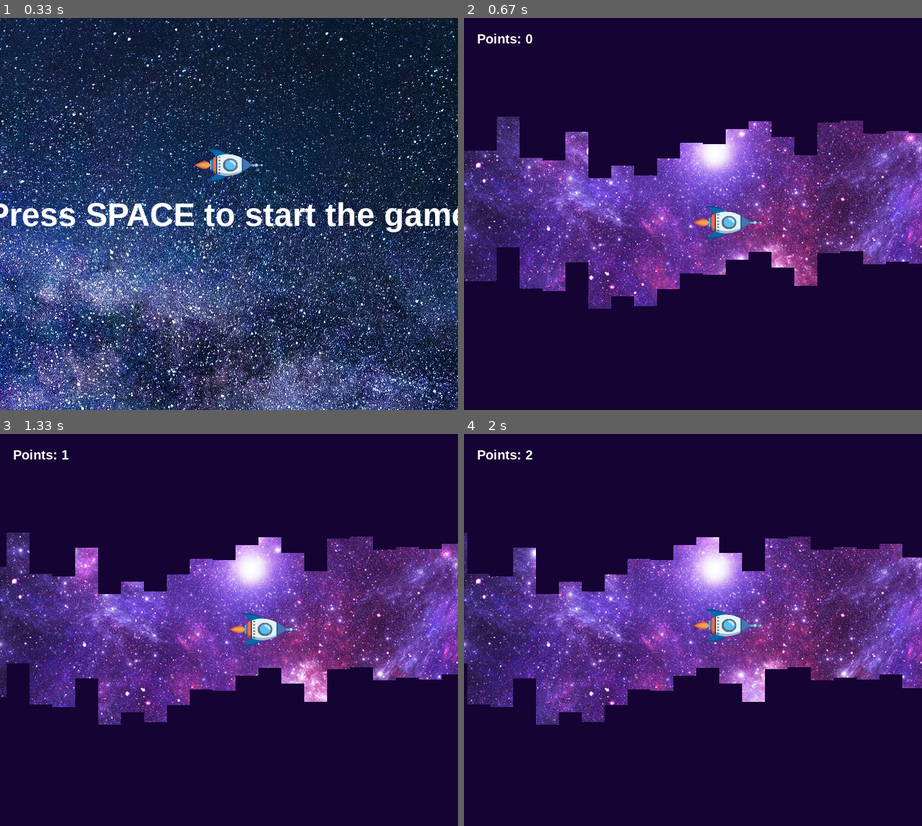
Above: before the commit, frames 1-4 (two rows, left to right).
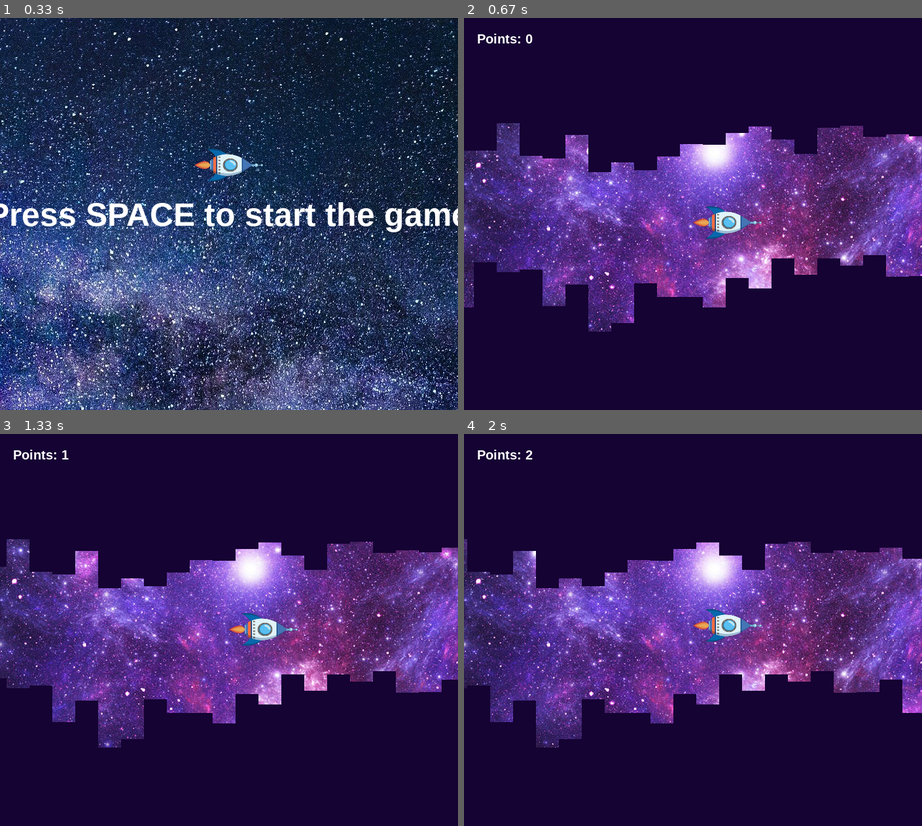
Above: after the commit, the same moments.

Repository: Karina-00/Pygame-flying-a-rocket
Game: pygame game, started from main.py
Same seed, same stepped clock (60 frames per second), same inputs: the game is played once before the commit and once after it.
Inputs:
- Up to frame 1 (0.33 s): no input
- Up to frame 2 (0.67 s): tap Space at 0.33 s
- Up to frame 3 (1.33 s): hold Up 0.67-1.13 s; hold Down from 1.17 s (still down)
- Up to frame 4 (2 s): release Down at 1.47 s; hold Up 1.5-1.87 s; hold Down from 1.9 s (still down)

Frame 1 is identical in both runs. In frame 2, 5.6% of the frame differs, in the area x 0-100%, y 25-80%; in frame 3, 5.4%; in frame 4, 5.3%.

Commit message:
obstacle update

Diff:
--- a/resources/obstacle.py
+++ b/resources/obstacle.py
@@ -7,8 +7,8 @@
         self.x = x
         self.width = width
         self.y_top = 0
-        self.height_top = random.randint(150, 250)
-        self.space = 200
+        self.height_top = random.randint(160, 240)
+        self.space = random.randint(170, 250)
         self.y_bottom = self.height_top + self.space
         self.height_bottom = HEIGHT - self.y_bottom
         self.color = (21, 3, 51)
